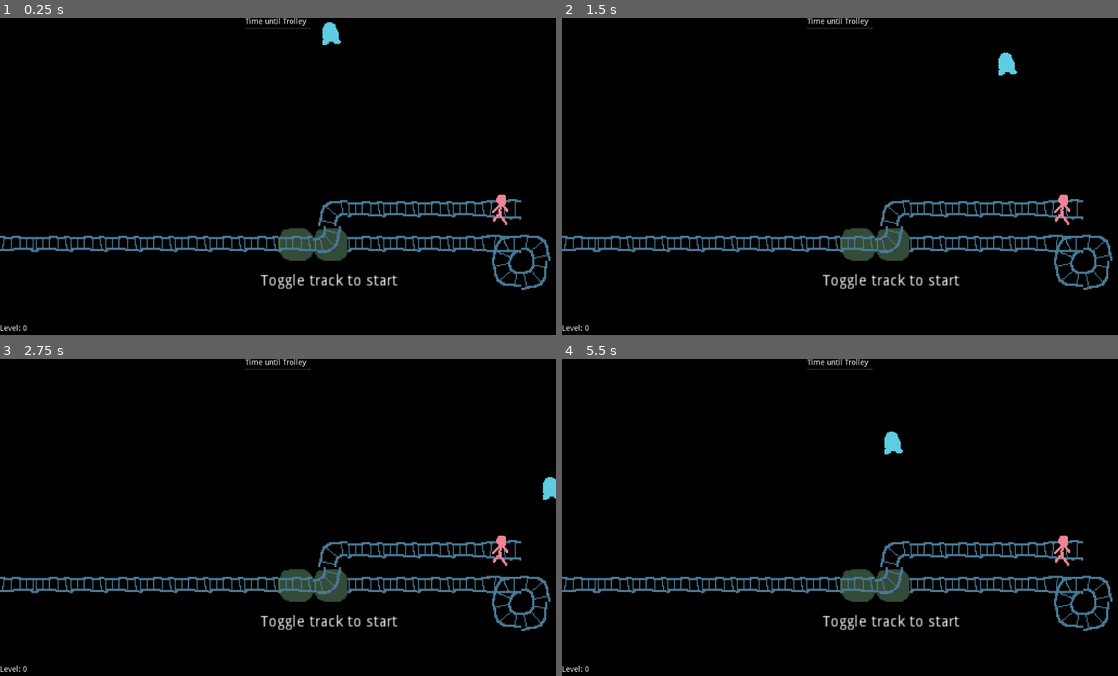
Above: before the commit, frames 1-4 (two rows, left to right).
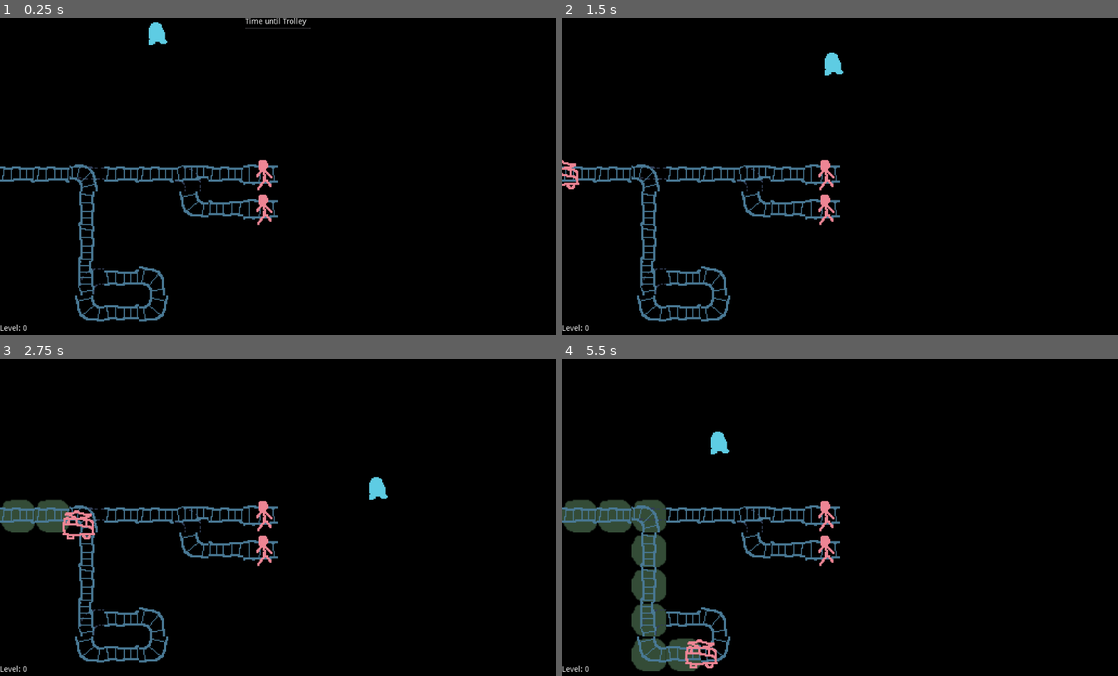
Above: after the commit, the same moments.

Repository: albertnez/ld50
Game: Godot game, scene res://scenes/world.tscn
The game is run twice, just before and just after one commit, with the same random seed, the same clock (stepped at 60 frames per second) and the same inputs.
Inputs:
- Up to frame 1 (0.25 s): no input
- Up to frame 2 (1.5 s): tap Enter (restart) at 0.5 s; hold Right (ui_right) 0.53-1.28 s; hold Down (ui_down) from 1.28 s (still down)
- Up to frame 3 (2.75 s): release Down (ui_down) at 2.03 s; hold Right (ui_right) from 2.03 s (still down)
- Up to frame 4 (5.5 s): release Right (ui_right) at 2.78 s; hold Up (ui_up) 2.78-3.53 s; hold Left (ui_left) 3.53-5.03 s; hold Down (ui_down) from 5.03 s (still down)

The runs differ from the first frame. In frame 1, 8.3% of the frame differs, in the area x 0-99%, y 1-96%; in frame 2, 8.5%; in frame 3, 9.4%; in frame 4, 12%, in the area x 0-99%, y 0-99%.

Commit message:
Player can no longer toggle stuff while dead

Diff:
--- a/project.godot
+++ b/project.godot
@@ -15,12 +15,18 @@
 "path": "res://scenes/tilemap.gd"
 }, {
 "base": "Area2D",
+"class": "Player",
+"language": "GDScript",
+"path": "res://scenes/player.gd"
+}, {
+"base": "Area2D",
 "class": "Trolley",
 "language": "GDScript",
 "path": "res://scenes/trolley.gd"
 } ]
 _global_script_class_icons={
 "MyTileMap": "",
+"Player": "",
 "Trolley": ""
 }
 
--- a/scenes/player.gd
+++ b/scenes/player.gd
@@ -1,9 +1,15 @@
 extends Area2D
+class_name Player
 
 export (float, 10, 3000, 10.0) var SPEED = 140.0
 onready var _can_toggle := $CanToggle
 onready var _animation := $Animation
 var _dead := false
+
+
+func is_dead() -> bool:
+	return _dead
+
 
 func _ready() -> void:
 	EventBus.connect("level_restart", self, "_on_Eventbus_level_restart")
--- a/scenes/trolley.gd
+++ b/scenes/trolley.gd
@@ -21,6 +21,8 @@
 	var ratio = new_seconds_per_cell / SECONDS_PER_CELL
 	_time_in_cell *= ratio
 	SECONDS_PER_CELL = new_seconds_per_cell
+	if SECONDS_PER_CELL > 1000:
+		_slowdown_timer.stop()
 
 
 func reset(tilemap: MyTileMap) -> void:
@@ -46,8 +48,10 @@
 
 func _process(delta: float) -> void:
 	assert(_is_resetted)
-	_time_in_cell += delta
+	if SECONDS_PER_CELL < 1000:
+		_time_in_cell += delta
 	if not _is_crashed and _time_in_cell > SECONDS_PER_CELL:
+		var old_time_in_cell = _time_in_cell
 		_time_in_cell -= SECONDS_PER_CELL
 		# OK for curves to consider them as diagonals
 		var direction = _to_position - _from_position
@@ -55,13 +59,18 @@
 		var pos_in_old_tile = _to_position - direction*0.1
 		var from_pos_in_old_tile = _from_position - direction*0.1
 		if _tilemap.is_out_of_bounds(pos_in_new_tile):
+			# Went out in the emptyness
 			EventBus.emit_signal("trolley_crashed")
-			GlobalState.level_lost = true
-			_is_crashed = true
 			return
 		_tilemap.mark_world_pos_cell_as_visited(pos_in_old_tile, from_pos_in_old_tile)
+		var next_tile_positions = _tilemap.get_tile_world_endpoints(pos_in_new_tile, _to_position)
+		if not _to_position in next_tile_positions:
+			# Took rail the wrong way
+			# Undo the time subtraction from earlier:
+			_time_in_cell = old_time_in_cell
+			EventBus.emit_signal("trolley_crashed")
+			return
 		_from_position = _to_position
-		var next_tile_positions = _tilemap.get_tile_world_endpoints(pos_in_new_tile, _from_position)
 		_to_position = next_tile_positions[0]
 		if _to_position == _from_position:
 			_to_position = next_tile_positions[1]
@@ -83,7 +92,7 @@
 	GlobalState.level_lost = true
 	_is_crashed = true
 	_slowdown_timer.start()
-
+	_on_SlowDownTimer_timeout()
 
 
 
--- a/scenes/world.gd
+++ b/scenes/world.gd
@@ -1,7 +1,7 @@
 extends Node2D
 
+export (int, 0, 10) var _current_level := 0
 
-var _current_level := 0
 var _toggle_in_menu_used := false
 onready var _player := $ScaledView/Player
 onready var _tilemap := $ScaledView/TileMap
@@ -10,6 +10,7 @@
 onready var _level_completed_timer := $LevelCompletedTimer
 
 func _ready() -> void:
+	GlobalState.in_menu = _current_level == 0
 	EventBus.connect("trolley_created", self, "_on_EventBus_trolley_created")
 	EventBus.connect("person_crashed", self, "_on_EventBus_person_crashed")
 	EventBus.connect("level_restart", self, "_on_EventBus_level_restart")
@@ -48,9 +49,11 @@
 
 	var player_toggled = false
 
-	var player_can_toggle = _tilemap.is_world_pos_a_toggable_tile(_player.position)
-#			if _game_state == GameState.MENU and _toggle_in_menu_used:
-#				player_can_toggle = false
+	var player_can_toggle = _tilemap.is_world_pos_a_toggable_tile(_player.position) and not _player.is_dead()
+
+#	if _game_state == GameState.MENU and _toggle_in_menu_used:
+#		player_can_toggle = false
+
 	_player.set_toggle_is_visible(player_can_toggle)
 	if Input.is_action_just_pressed("ui_accept") and player_can_toggle:
 		_tilemap.toggle_world_pos_cell(_player.position)
--- a/scenes/world.tscn
+++ b/scenes/world.tscn
@@ -8,6 +8,7 @@
 
 [node name="World" type="Node2D"]
 script = ExtResource( 1 )
+_current_level = 1
 
 [node name="ScaledView" type="Node2D" parent="."]
 scale = Vector2( 2, 2 )
